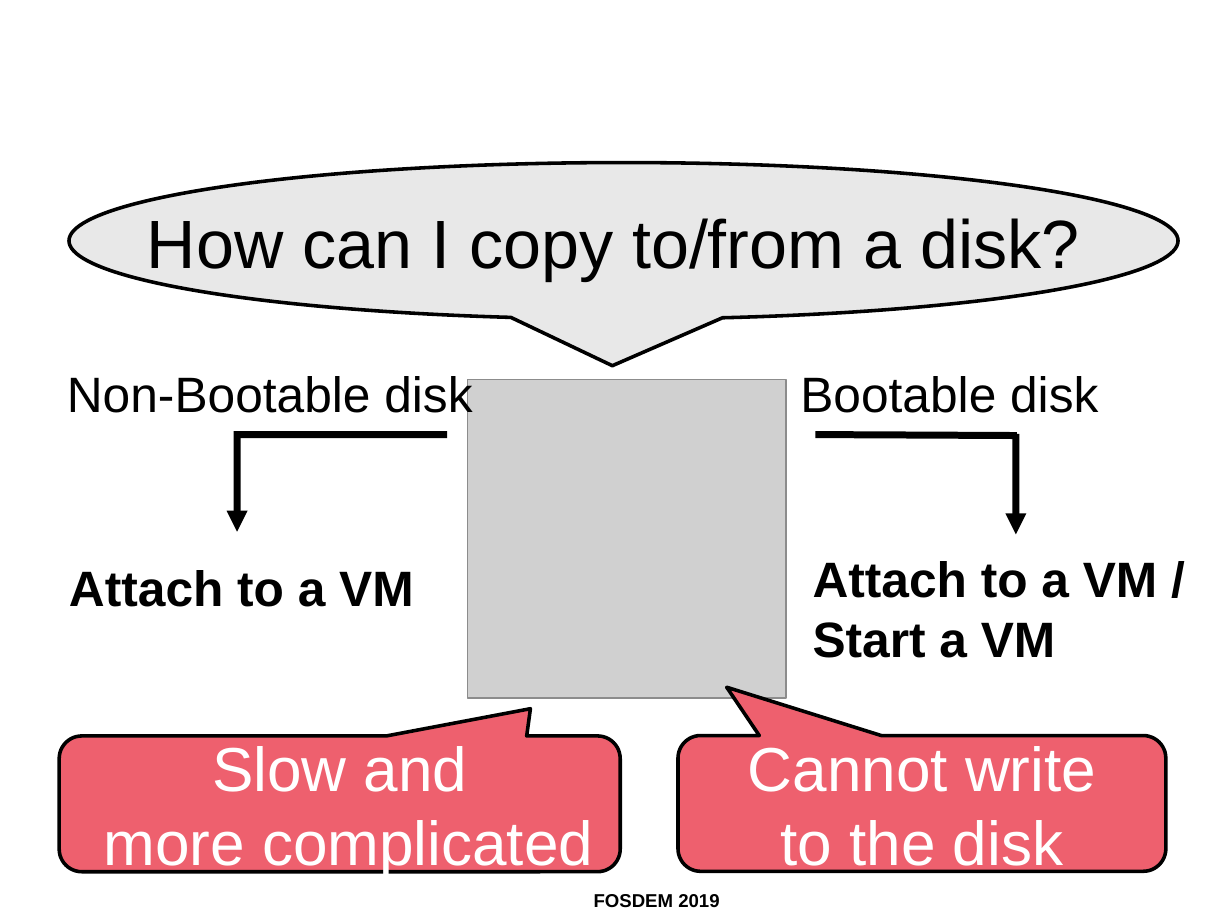
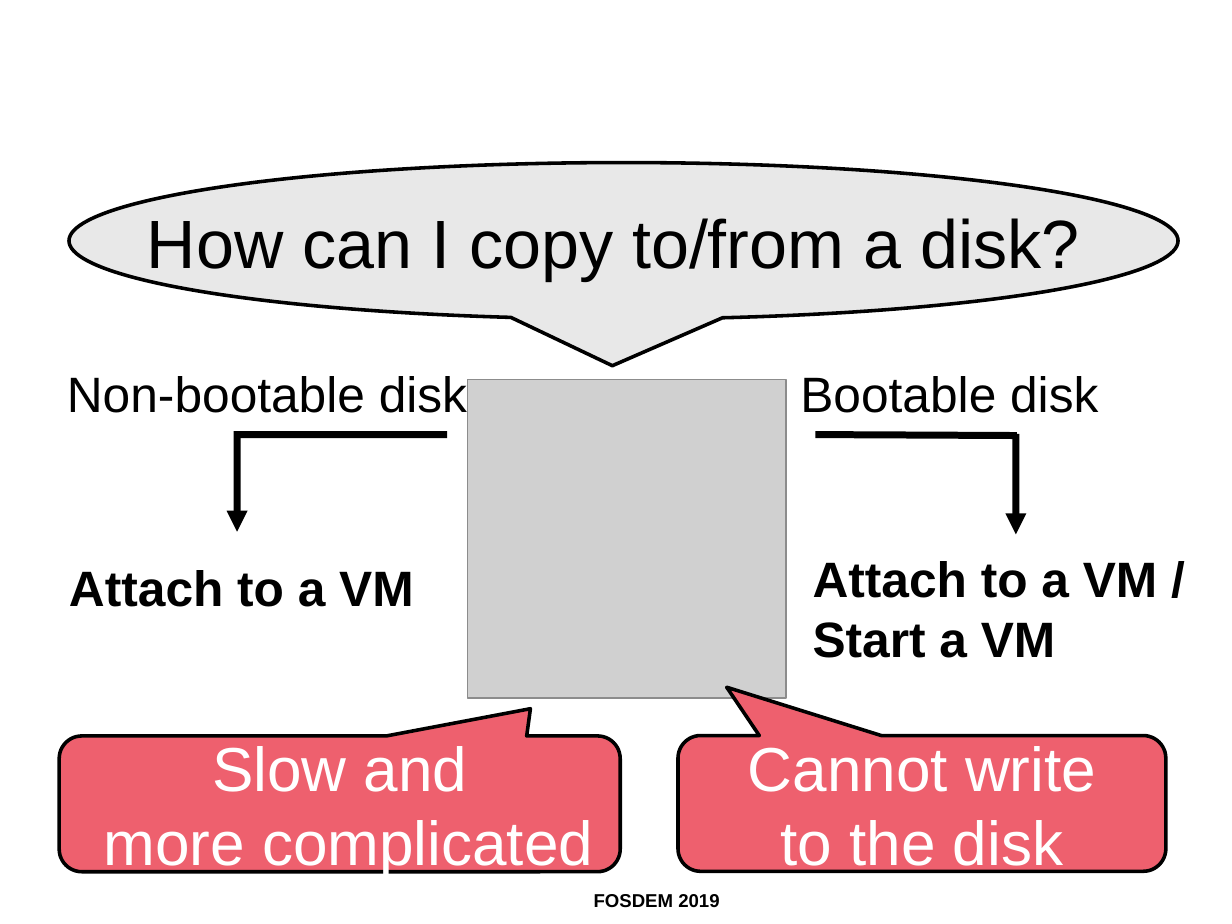
Before and after one commit to ahadas/ahadas.github.io, a slide deck: slide 9 of slides/toward_exploring_virtual_disks_using_a_file_manager.odp. Drawn at 1232x924 pixels with LibreOffice and Linux fonts; fonts in the diff are those of the drawing; grey boxes stand for pictures; background and template pictures are left out. Boxes give left, top, right and bottom in pixels: in the first picture for what was removed or moved away, otherwise in the second. Text is boxed around its words. In the diff, an @@ line names an element or a change of style, - is before the commit and + after.

```diff
--- a/slides/toward_exploring_virtual_disks_using_a_file_manager.odp
+++ b/slides/toward_exploring_virtual_disks_using_a_file_manager.odp
@@ text at (x1=67, y1=376, x2=467, y2=413): text changed @@
-Non-Bootable disk
+Non-bootable disk
```
Also in this commit, not shown: 3 other slides changed.
